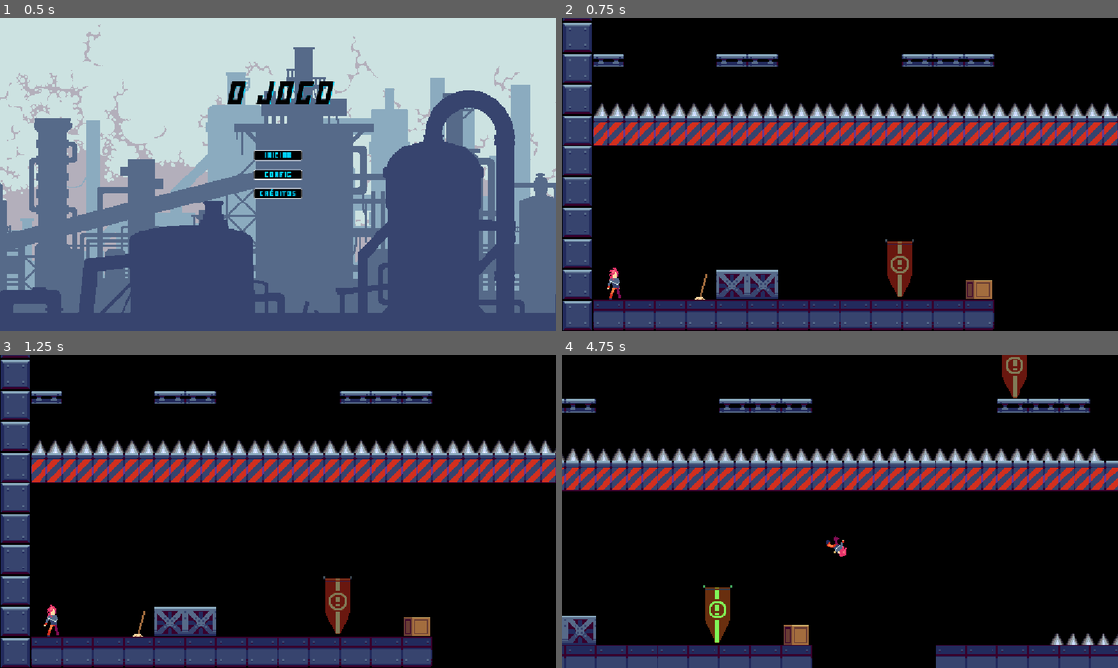
Above: before the commit, frames 1-4 (two rows, left to right).
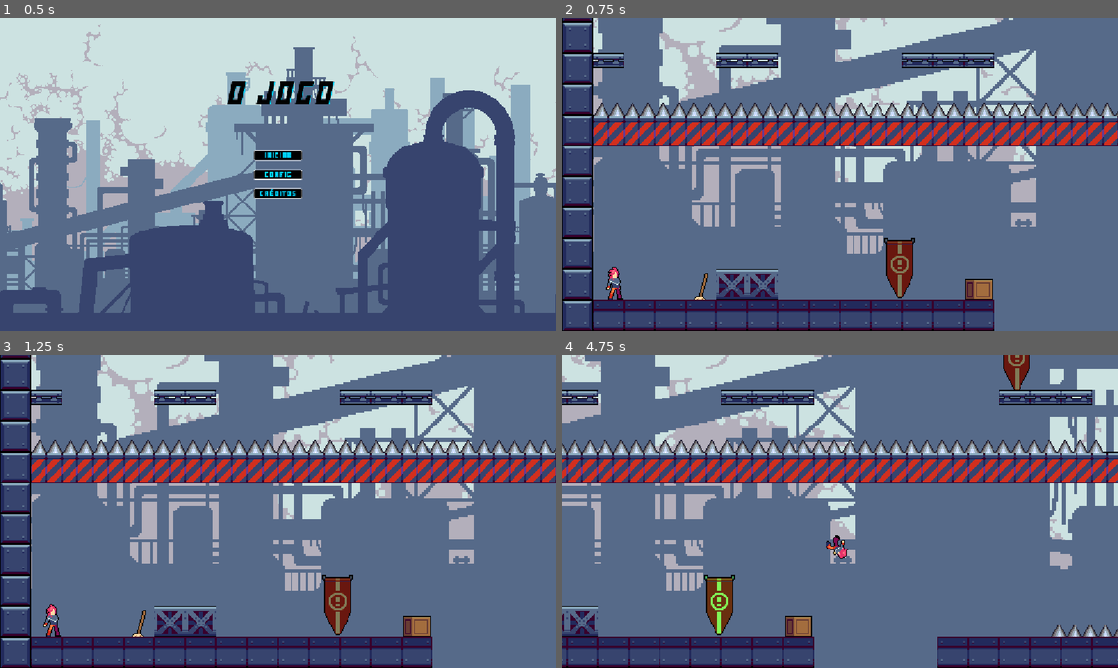
Above: after the commit, the same moments.

Repository: Carlos-Robrt-S/Plataformer-2D-GameDev
Game: Godot game, scene res://Scenes/Paneis/menu.tscn
Two runs of this game, one before a commit and one after it. Both use one fixed random seed, a clock stepped at 60 frames per second and the inputs below.
Inputs:
- Up to frame 1 (0.5 s): no input
- Up to frame 2 (0.75 s): click "Iniciar" at 0.5 s
- Up to frame 3 (1.25 s): no input
- Up to frame 4 (4.75 s): hold D (direita) 1.28-2.78 s; tap W (pular) at 1.52, 2.27, 3.77, 4.52 s; hold A (esquerda) 2.78-3.53 s; hold D (direita) from 3.53 s (still down)

Frame 1 is identical in both runs. In frame 2, 72% of the frame differs, in the area x 5-100%, y 0-100%; in frame 3, 72%; in frame 4, 95%, in the area x 0-100%, y 0-100%.

Commit message:
pause em fase

Diff:
--- /dev/null
+++ b/plataform/Assets/themes/main_theme.tres
@@ -0,0 +1,43 @@
+[gd_resource type="Theme" format=3 uid="uid://dk6fsi0ja5kay"]
+
+[ext_resource type="FontFile" uid="uid://d3f7nqb74wt4i" path="res://Assets/atlas/5 Font/futuremillennium/FutureMillennium Black.ttf" id="1_rr0ax"]
+[ext_resource type="FontFile" uid="uid://c4v7qju38lgxc" path="res://Assets/atlas/5 Font/futuremillennium/FutureMillennium Italic.ttf" id="2_0el4u"]
+[ext_resource type="FontFile" uid="uid://7jl58d7imibj" path="res://Assets/atlas/5 Font/futuremillennium/FutureMillennium.ttf" id="3_31vc3"]
+
+[sub_resource type="StyleBoxFlat" id="StyleBoxFlat_74bde"]
+bg_color = Color(0, 0.8352941, 1, 1)
+border_width_left = 1
+border_width_top = 1
+border_width_right = 1
+border_width_bottom = 1
+border_color = Color(1, 1, 1, 1)
+corner_radius_top_left = 2
+corner_radius_top_right = 2
+corner_radius_bottom_right = 2
+corner_radius_bottom_left = 2
+corner_detail = 12
+
+[sub_resource type="StyleBoxFlat" id="StyleBoxFlat_bg8pw"]
+bg_color = Color(0, 0, 0, 1)
+border_width_left = 1
+border_width_top = 1
+border_width_right = 1
+border_width_bottom = 1
+border_color = Color(1, 1, 1, 1)
+corner_radius_top_left = 2
+corner_radius_top_right = 2
+corner_radius_bottom_right = 2
+corner_radius_bottom_left = 2
+corner_detail = 12
+
+[resource]
+Button/colors/font_color = Color(0, 0.8352941, 1, 1)
+Button/colors/font_hover_color = Color(0, 0, 0, 1)
+Button/fonts/font = ExtResource("1_rr0ax")
+Button/styles/hover = SubResource("StyleBoxFlat_74bde")
+Button/styles/normal = SubResource("StyleBoxFlat_bg8pw")
+Label/colors/font_color = Color(0, 0, 0, 1)
+Label/colors/font_shadow_color = Color(0, 0.8352941, 1, 1)
+Label/font_sizes/font_size = 64
+Label/fonts/font = ExtResource("2_0el4u")
+RichTextLabel/fonts/normal_font = ExtResource("3_31vc3")
--- a/plataform/Scenes/jogador.tscn
+++ b/plataform/Scenes/jogador.tscn
@@ -7,7 +7,7 @@
 [ext_resource type="Texture2D" uid="uid://bhr1m6o73at0u" path="res://Assets/characters/2 Punk/Punk_wall_jump.png" id="5_1romf"]
 
 [sub_resource type="RectangleShape2D" id="RectangleShape2D_ktxv1"]
-size = Vector2(23, 34)
+size = Vector2(19, 33)
 
 [sub_resource type="AtlasTexture" id="AtlasTexture_xse76"]
 atlas = ExtResource("2_1romf")
@@ -163,19 +163,19 @@
 script = ExtResource("1_wynnb")
 
 [node name="CollisionShape2D" type="CollisionShape2D" parent="." unique_id=2065832554]
-position = Vector2(-1.5, 0)
+position = Vector2(-1.5, 0.5)
 shape = SubResource("RectangleShape2D_ktxv1")
 
 [node name="AnimatedSprite2D" type="AnimatedSprite2D" parent="." unique_id=664493221]
 sprite_frames = SubResource("SpriteFrames_ktxv1")
 animation = &"idle"
 autoplay = "idle"
-frame_progress = 0.22743964
+frame_progress = 0.36221582
 
 [node name="RayDireita" type="RayCast2D" parent="." unique_id=332692574]
 position = Vector2(0, 2)
-target_position = Vector2(11, 0)
+target_position = Vector2(10, 0)
 
 [node name="RayEsquerda" type="RayCast2D" parent="." unique_id=1967131179]
 position = Vector2(0, 2)
-target_position = Vector2(-14, 0)
+target_position = Vector2(-13, 0)
--- a/plataform/Scenes/levels/fase_principal.tscn
+++ b/plataform/Scenes/levels/fase_principal.tscn
@@ -5,6 +5,10 @@
 [ext_resource type="PackedScene" uid="uid://dd7y2thrmaqwh" path="res://Scenes/hazards/spikes.tscn" id="3_ublkt"]
 [ext_resource type="PackedScene" uid="uid://ykkxxul4otx1" path="res://Scenes/jogador.tscn" id="5_ublkt"]
 [ext_resource type="PackedScene" uid="uid://sbkdok80yjsj" path="res://Scenes/levels/checkpoints.tscn" id="6_7mknf"]
+[ext_resource type="Texture2D" uid="uid://by335lknqbcax" path="res://Assets/atlas/2 Background/1.png" id="7_7mknf"]
+[ext_resource type="Theme" uid="uid://dk6fsi0ja5kay" path="res://Assets/themes/main_theme.tres" id="7_sq8ne"]
+[ext_resource type="Texture2D" uid="uid://1xhdegm0y271" path="res://Assets/atlas/2 Background/2.png" id="8_hhyiv"]
+[ext_resource type="Texture2D" uid="uid://dkf5rcew7l1xq" path="res://Assets/atlas/2 Background/4.png" id="9_sq8ne"]
 [ext_resource type="PackedScene" uid="uid://cnr3lw5vbcxm7" path="res://Scenes/levels/kill_zone.tscn" id="10_2p54t"]
 
 [node name="fase_principal" type="Node2D" unique_id=941231126]
@@ -75,3 +79,72 @@
 [node name="Camera2D" type="Camera2D" parent="Player" unique_id=2050770539]
 position = Vector2(0, -35)
 zoom = Vector2(2, 2)
+
+[node name="MenuPause" type="Control" parent="Player/Camera2D" unique_id=1018113698]
+process_mode = 3
+visible = false
+layout_mode = 3
+anchors_preset = 15
+anchor_right = 1.0
+anchor_bottom = 1.0
+grow_horizontal = 2
+grow_vertical = 2
+theme = ExtResource("7_sq8ne")
+
+[node name="Label" type="Label" parent="Player/Camera2D/MenuPause" unique_id=1150204131]
+layout_mode = 0
+offset_left = -54.0
+offset_top = -56.0
+offset_right = 296.0
+offset_bottom = 16.0
+theme_override_font_sizes/font_size = 20
+text = "Pausado..."
+
+[node name="Button" type="Button" parent="Player/Camera2D/MenuPause" unique_id=2141907080]
+layout_mode = 1
+anchors_preset = 8
+anchor_left = 0.5
+anchor_top = 0.5
+anchor_right = 0.5
+anchor_bottom = 0.5
+offset_left = -44.5
+offset_top = -15.5
+offset_right = 44.5
+offset_bottom = 15.5
+grow_horizontal = 2
+grow_vertical = 2
+text = "Continuar"
+
+[node name="Fundo" type="Node2D" parent="." unique_id=335745308]
+
+[node name="Parallax2D" type="Parallax2D" parent="Fundo" unique_id=697103053]
+z_index = -3
+repeat_size = Vector2(1152, 648)
+
+[node name="Sprite2D" type="Sprite2D" parent="Fundo/Parallax2D" unique_id=1622225755]
+position = Vector2(575, 324)
+scale = Vector2(2, 2)
+texture = ExtResource("7_7mknf")
+
+[node name="Parallax2D2" type="Parallax2D" parent="Fundo" unique_id=2005424954]
+process_mode = 1
+z_index = -2
+scroll_scale = Vector2(0.5, 0.5)
+repeat_size = Vector2(1152, 0)
+autoscroll = Vector2(20, 0)
+
+[node name="Sprite2D" type="Sprite2D" parent="Fundo/Parallax2D2" unique_id=1272416710]
+position = Vector2(575, 325)
+scale = Vector2(2, 2)
+texture = ExtResource("8_hhyiv")
+
+[node name="Parallax2D3" type="Parallax2D" parent="Fundo" unique_id=302366226]
+z_index = -1
+repeat_size = Vector2(1152, 0)
+
+[node name="Sprite2D" type="Sprite2D" parent="Fundo/Parallax2D3" unique_id=583358913]
+position = Vector2(575, 322)
+scale = Vector2(2, 2)
+texture = ExtResource("9_sq8ne")
+
+[connection signal="pressed" from="Player/Camera2D/MenuPause/Button" to="." method="_on_button_pressed"]
--- a/plataform/Scenes/teste.tscn
+++ /dev/null
@@ -1,57 +0,0 @@
-[gd_scene format=3 uid="uid://cnkoqc1vkm0v6"]
-
-[ext_resource type="PackedScene" uid="uid://ykkxxul4otx1" path="res://Scenes/jogador.tscn" id="1_w2l1y"]
-[ext_resource type="Texture2D" uid="uid://b4v2c566nes8v" path="res://Assets/atlas/1 Tiles/IndustrialTile_14.png" id="2_m4hkj"]
-
-[sub_resource type="RectangleShape2D" id="RectangleShape2D_ktxv1"]
-size = Vector2(3183, 125)
-
-[sub_resource type="WorldBoundaryShape2D" id="WorldBoundaryShape2D_ktxv1"]
-normal = Vector2(1, 0)
-
-[sub_resource type="WorldBoundaryShape2D" id="WorldBoundaryShape2D_o54e2"]
-normal = Vector2(-1, 0)
-
-[sub_resource type="RectangleShape2D" id="RectangleShape2D_o54e2"]
-size = Vector2(32, 32)
-
-[node name="teste" type="Node" unique_id=1606297414]
-
-[node name="Jogador" parent="." unique_id=468557487 instance=ExtResource("1_w2l1y")]
-position = Vector2(81, 27.5)
-
-[node name="Camera2D" type="Camera2D" parent="Jogador" unique_id=1271508048]
-position = Vector2(0, -27.5)
-zoom = Vector2(3.755, 3.755)
-limit_left = 0
-limit_top = -86
-limit_right = 683
-
-[node name="Area2D" type="StaticBody2D" parent="." unique_id=2106716446]
-position = Vector2(123, 107)
-collision_mask = 3
-
-[node name="CollisionShape2D" type="CollisionShape2D" parent="Area2D" unique_id=116148416]
-position = Vector2(1434.5, 0)
-shape = SubResource("RectangleShape2D_ktxv1")
-
-[node name="StaticBody2D" type="StaticBody2D" parent="." unique_id=1351111935]
-position = Vector2(-1, 1)
-
-[node name="CollisionShape2D" type="CollisionShape2D" parent="StaticBody2D" unique_id=91938601]
-shape = SubResource("WorldBoundaryShape2D_ktxv1")
-
-[node name="StaticBody2D2" type="StaticBody2D" parent="." unique_id=954197273]
-position = Vector2(683, 0)
-
-[node name="CollisionShape2D" type="CollisionShape2D" parent="StaticBody2D2" unique_id=1720760873]
-shape = SubResource("WorldBoundaryShape2D_o54e2")
-
-[node name="StaticBody2D3" type="StaticBody2D" parent="." unique_id=1214804899]
-position = Vector2(202, 28)
-
-[node name="CollisionShape2D" type="CollisionShape2D" parent="StaticBody2D3" unique_id=107171690]
-shape = SubResource("RectangleShape2D_o54e2")
-
-[node name="Sprite2D" type="Sprite2D" parent="StaticBody2D3" unique_id=1565521300]
-texture = ExtResource("2_m4hkj")
--- a/plataform/Scenes/tileset_industrial.tres
+++ b/plataform/Scenes/tileset_industrial.tres
@@ -132,13 +132,13 @@
 texture = ExtResource("17_lyd0d")
 texture_region_size = Vector2i(32, 32)
 0:0/0 = 0
-0:0/0/physics_layer_0/polygon_0/points = PackedVector2Array(-16, -16, 16, -16, 16, 16, -16, 16)
+0:0/0/physics_layer_0/polygon_0/points = PackedVector2Array(-14.010529, -5.9900074, 13.908997, -5.9900074, 14.112045, 16, -14.112053, 16)
 
 [sub_resource type="TileSetAtlasSource" id="TileSetAtlasSource_tlbjv"]
 texture = ExtResource("18_ekkcn")
 texture_region_size = Vector2i(32, 32)
 0:0/0 = 0
-0:0/0/physics_layer_0/polygon_0/points = PackedVector2Array(-16, -16, 16, -16, 16, 16, -16, 16)
+0:0/0/physics_layer_0/polygon_0/points = PackedVector2Array(-13.096798, -0.10152626, 12.893738, -0.20305061, 13.096794, 16, -13.198322, 16)
 
 [sub_resource type="TileSetAtlasSource" id="TileSetAtlasSource_gi2sc"]
 texture = ExtResource("4_gimqj")
--- a/plataform/Scripts/fase_principal.gd
+++ b/plataform/Scripts/fase_principal.gd
@@ -16,6 +16,7 @@
 
 
 func _ready() -> void:
+	$Player/Camera2D/MenuPause.visible = false
 	camera = player.find_child("Camera2D", true, false)
 	if camera != null:
 		camera.limit_left = camera_limits.position.x
@@ -31,6 +32,10 @@
 	player.died.connect(respawn)
 	respawn()
 
+func _process(_delta: float) -> void:
+	if Input.is_action_just_pressed("pausar"):
+		$Player/Camera2D/MenuPause.visible = true
+		get_tree().paused = true
 
 func _on_checkpoint_activated(pos: Vector2, order: int) -> void:
 	if order <= checkpoint_order or level_finished:
@@ -50,3 +55,8 @@
 
 	if camera != null:
 		camera.reset_smoothing()
+
+
+func _on_button_pressed() -> void:
+	$Player/Camera2D/MenuPause.visible = false
+	get_tree().paused = false
--- a/plataform/project.godot
+++ b/plataform/project.godot
@@ -40,6 +40,11 @@
 , Object(InputEventKey,"resource_local_to_scene":false,"resource_name":"","device":-1,"window_id":0,"alt_pressed":false …(186 unchanged characters)…
 ]
 }
+pausar={
+"deadzone": 0.2,
+"events": [Object(InputEventKey,"resource_local_to_scene":false,"resource_name":"","device":-1,"window_id":0,"alt_pressed":false,"shift_pressed":false,"ctrl_pressed":false,"meta_pressed":false,"pressed":false,"keycode":0,"physical_keycode":4194305,"key_label":0,"unicode":0,"location":0,"echo":false,"script":null)
+]
+}
 
 [layer_names]
 
